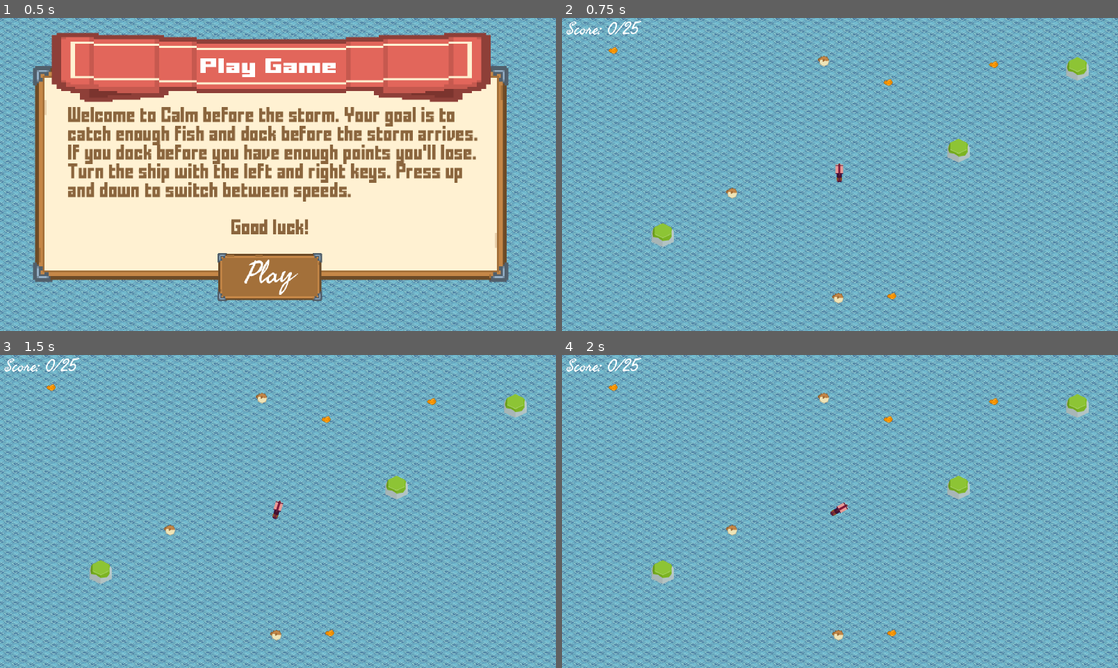
Above: before the commit, frames 1-4 (two rows, left to right).
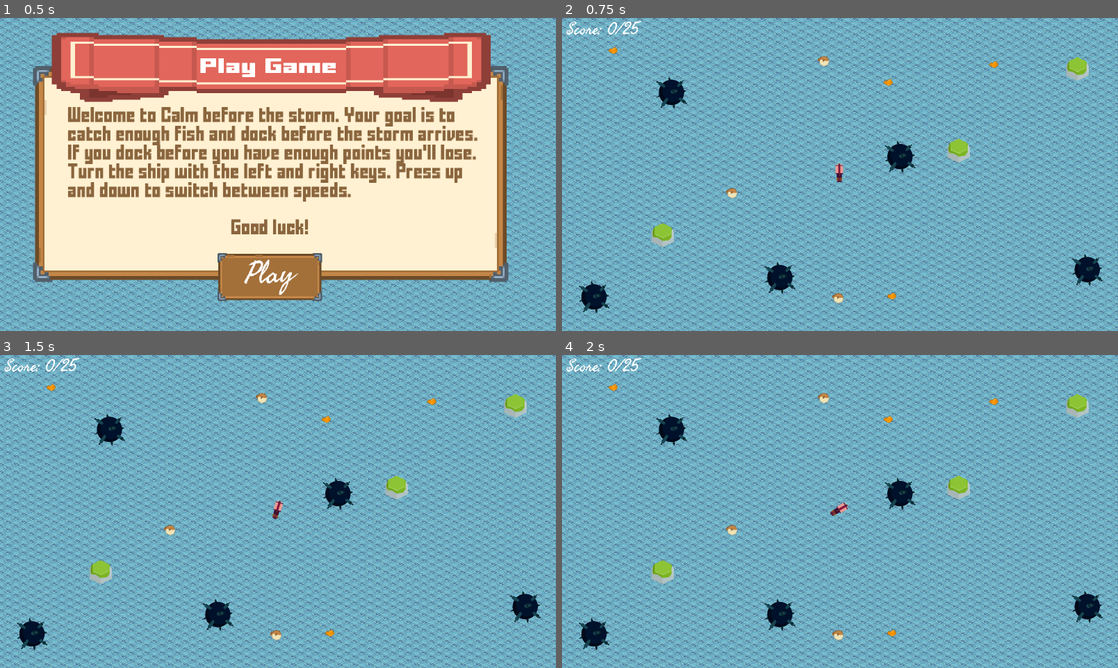
Above: after the commit, the same moments.

Repository: Coffin-Likker/CalmBeforeTheStorm
Game: Godot game, scene res://scenes/main.tscn
Same seed, same stepped clock (60 frames per second), same inputs: the game is played once before the commit and once after it.
Inputs:
- Up to frame 1 (0.5 s): no input
- Up to frame 2 (0.75 s): click "Play" at 0.5 s
- Up to frame 3 (1.5 s): tap Enter at 1.25 s; hold Right (ui_right) from 1.28 s (still down)
- Up to frame 4 (2 s): keep holding Right (ui_right)

Frame 1 is identical in both runs. In frame 2, 1.7% of the frame differs, in the area x 3-98%, y 18-95%; in frame 3, 1.7%; in frame 4, 1.7%.

Commit message:
adds bomba

Diff:
--- a/scenes/mine.tscn
+++ b/scenes/mine.tscn
@@ -6,7 +6,7 @@
 radius = 10.0311
 
 [node name="Mine" type="Area2D"]
-scale = Vector2(1.4363, 1.64317)
+scale = Vector2(1.47008, 1.52412)
 
 [node name="Sprite2D" type="Sprite2D" parent="."]
 position = Vector2(-3.55271e-15, -1.69407e-21)
--- a/scripts/constants.gd
+++ b/scripts/constants.gd
@@ -19,6 +19,7 @@
 var num_safezones: int = 3
 const BORDER_BUFFER = 50  # Buffer zone from map edges
 const CENTER_SAFE_RADIUS = 50  # Radius of safe zone in the center
+const NUM_MINES = 5  # Adjust this number as needed
 
 # Player movement variables
 var player_max_speed: float = 200.0
@@ -36,7 +37,7 @@
 var fish_scene= load("res://scenes/fish.tscn")
 var special_fish_scene= load("res://scenes/special_fish.tscn")
 var safezone_scene = load("res://scenes/safezone.tscn")
-
+var mine_scene = load("res://scenes/mine.tscn")
 
 # Game over conditions
 var required_score: int = 20
--- a/scripts/game_manager.gd
+++ b/scripts/game_manager.gd
@@ -11,6 +11,7 @@
 	Constants.timer_label = $"../HUD/TimeLabel"
 	level_generator.connect("level_generated", Callable(self, "_on_level_generated"))
 	level_generator.connect("fish_spawned", Callable(self, "_on_fish_spawned"))
+	level_generator.connect("mine_spawned", Callable(self, "_on_mine_spawned"))
 	death_cloud.connect("cloud_hit_player", Callable(self, "_on_cloud_hit_player"))
 
 
@@ -18,6 +19,7 @@
 	level_generator.generate_level()
 	HUD.show()
 	pick_direction()
+
 
 func _on_level_generated():
 	connect_objects()
@@ -33,9 +35,21 @@
 		if not safezone.is_connected("safezone_entered", Callable(self, "_on_safezone_entered")):
 			safezone.connect("safezone_entered", Callable(self, "_on_safezone_entered"))
 
+	for mine in get_tree().get_nodes_in_group("mine"):
+		if not mine.is_connected("mine_hit", Callable(self, "_on_mine_hit")):
+			mine.connect("mine_hit", Callable(self, "_on_mine_hit"))
+
+func _on_mine_hit():
+	_game_over("Hit a mine!")
+
 func _on_fish_spawned(fish_instance):
 	if not fish_instance.is_connected("fish_entered", Callable(self, "_on_fish_entered")):
 		fish_instance.connect("fish_entered", Callable(self, "_on_fish_entered"))
+
+# Add this function to connect mine signals
+func _on_mine_spawned(mine_instance):
+	if not mine_instance.is_connected("mine_hit", Callable(self, "_on_mine_hit")):
+		mine_instance.connect("mine_hit", Callable(self, "_on_mine_hit"))
 
 func start_timer():
 	Constants.timer_running = true
--- a/scripts/level_generator.gd
+++ b/scripts/level_generator.gd
@@ -2,6 +2,7 @@
 
 signal level_generated
 signal fish_spawned(fish_instance)
+signal mine_spawned(mine_instance)
 
 var occupied_positions = []
 
@@ -22,6 +23,12 @@
 
 	for i in range(Constants.total_fish_on_screen):
 		spawn_random_fish()
+
+		# Generate mines
+	for i in range(Constants.NUM_MINES):
+		var position = get_random_position()
+		spawn_mine(position)
+		occupied_positions.append(position)
 
 	print("Level generation complete")
 	emit_signal("level_generated")
@@ -60,6 +67,15 @@
 
 	occupied_positions.append(position)
 
+func spawn_mine(position: Vector2):
+	var mine = Constants.mine_scene.instantiate()
+	mine.set_script(load("res://scripts/mine.gd"))
+	mine.position = position
+	mine.add_to_group("mine")
+	add_child(mine)
+	print("Mine spawned at ", position)
+	emit_signal("mine_spawned", mine)
+
 func spawn_fish(position: Vector2):
 	var fish = Constants.fish_scene.instantiate()
 	fish.set_script(load("res://scripts/fish.gd"))
--- /dev/null
+++ b/scripts/mine.gd
@@ -0,0 +1,11 @@
+extends Area2D
+
+signal mine_hit
+
+func _ready():
+	add_to_group("mine")
+	connect("body_entered", Callable(self, "_on_body_entered"))
+
+func _on_body_entered(body):
+	if body.is_in_group("player"):
+		emit_signal("mine_hit")
Not shown: 1 places in scenes/main.tscn that only renumber resources
